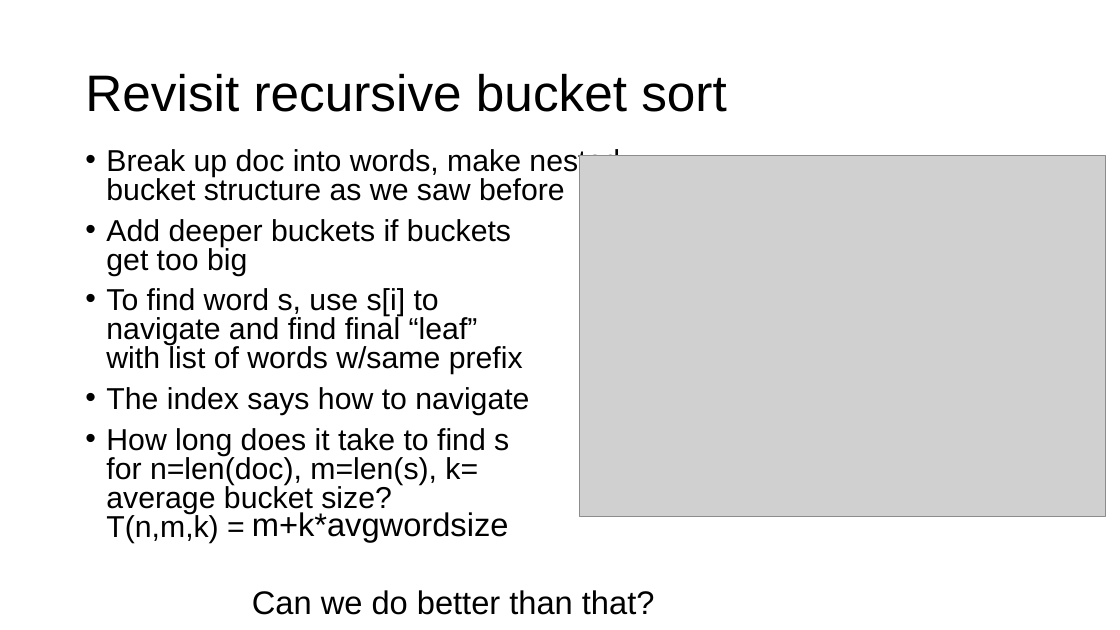
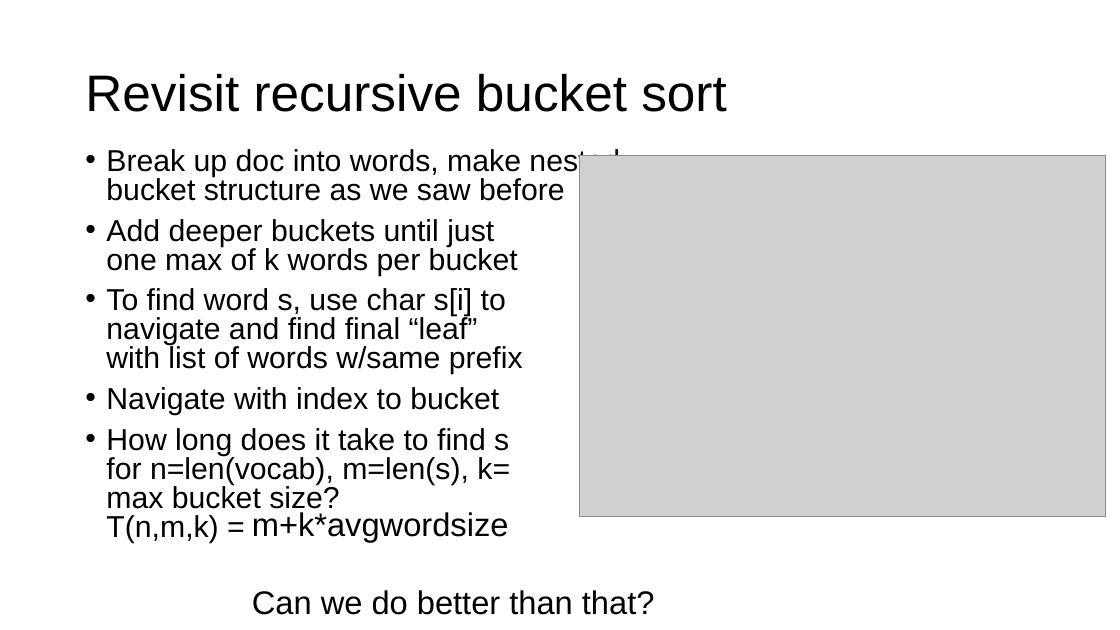
Before and after one commit to parrt/msds689, a slide deck: slide 10 of notes/searching.pptx. Drawn at 1120x630 pixels with LibreOffice and Linux fonts; fonts in the diff are those of the drawing; grey boxes stand for pictures; background and template pictures are left out. Boxes give left, top, right and bottom in pixels: in the first picture for what was removed or moved away, otherwise in the second. Text is boxed around its words. In the diff, an @@ line names an element or a change of style, - is before the commit and + after.

```diff
--- a/notes/searching.pptx
+++ b/notes/searching.pptx
@@ text at [106,219,523,543]: text changed @@
-• Add deeper buckets if buckets
-  get too big
-• To find word s, use s[i] to
-  navigate and find final “leaf”
-  with list of words w/same prefix
-• The index says how to navigate
-• How long does it take to find s
-  for n=len(doc), m=len(s), k=
-  average bucket size?
-  T(n,m,k) =
+• Add deeper buckets until just
+  one max of k words per bucket
+• To find word s, use char s[i] to
+  navigate and find final “leaf”
+  with list of words w/same prefix
+• Navigate with index to bucket
+• How long does it take to find s
+  for n=len(vocab), m=len(s), k=
+  max bucket size?
+  T(n,m,k) =
```
Also in this commit, not shown: 7 other slides changed, 1 other file.
